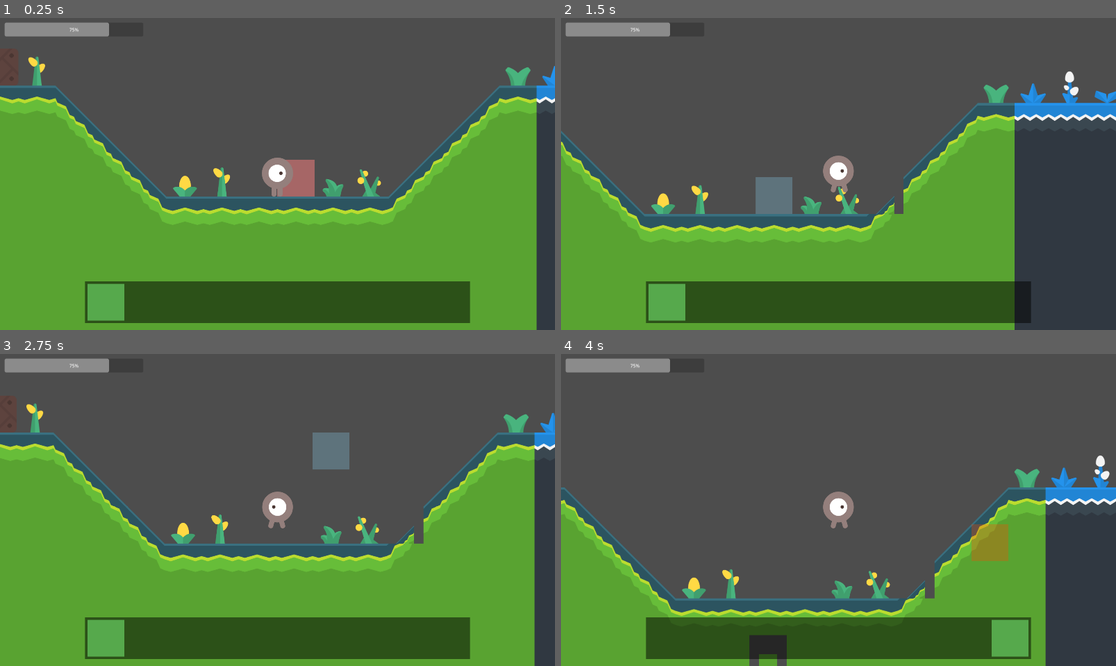
Above: before the commit, frames 1-4 (two rows, left to right).
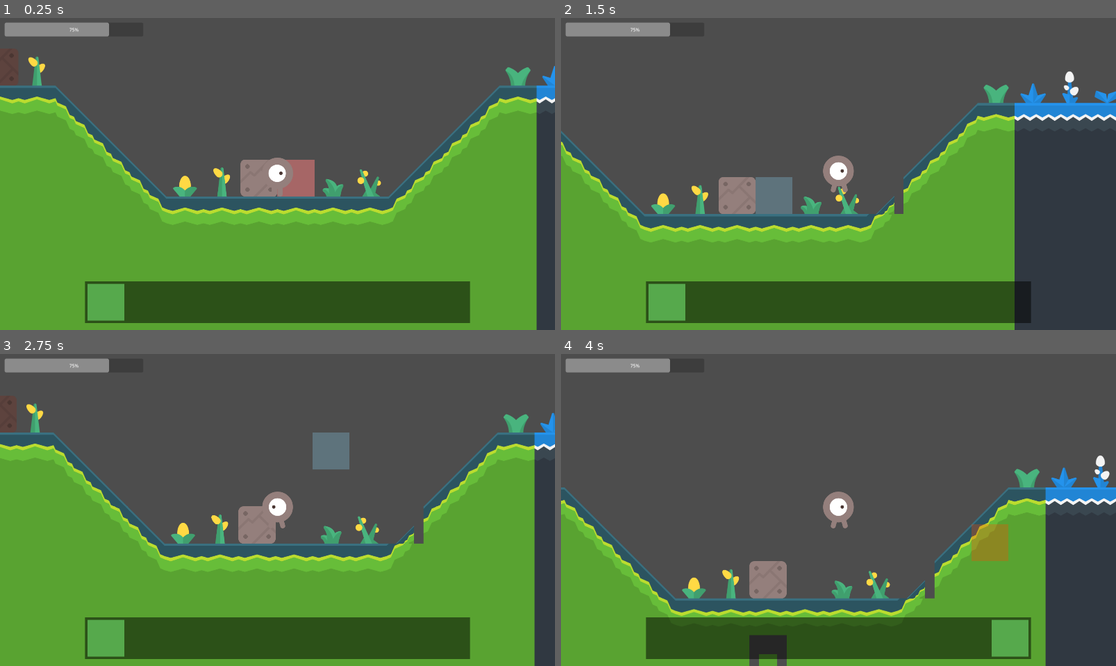
Above: after the commit, the same moments.

Repository: ichi-pg/godot-craft
Game: Godot game, scene res://main/main.tscn
Same seed, same stepped clock (60 frames per second), same inputs: the game is played once before the commit and once after it. The engine's default icon, where the game draws it, is replaced by a stand-in: a white triangle on a blue panel in a dark square.
Inputs (mouse positions are in pixels of both pictures, inside the frame that each line leads up to):
- Up to frame 1 (0.25 s): no input
- Up to frame 2 (1.5 s): tap Enter at 0.5 s; move the mouse to (960, 158) at 0.52 s; hold D (move_right) 0.53-1.25 s; click (960, 158) at 0.6 s; tap Space (jump) at 0.77 s; drag from (727, 189) to (838, 174) at 1.27 s
- Up to frame 3 (2.75 s): tap Space (jump) at 2 s; move the mouse to (333, 441) at 2.02 s; hold A (move_left) from 2.03 s (still down); hold Ctrl (drag_half) from 2.03 s (still down)
- Up to frame 4 (4 s): release A (move_left) at 2.75 s; release Ctrl (drag_half) at 2.75 s; drag from (810, 572) to (672, 463) at 2.77 s; tap Enter at 3.5 s; move the mouse to (1005, 556) at 3.52 s; hold D (move_right) from 3.53 s (still down); hold Mouse wheel up (hotbar_up) from 3.53 s (still down); tap Space (jump) at 3.77 s

The runs differ from the first frame. In frame 1, 0.5% of the frame differs, in the area x 43-50%, y 45-58%; in frame 2, 0.8%; in frame 3, 0.7%; in frame 4, 0.8%, in the area x 33-41%, y 66-79%.

Commit message:
Update multi chests can store items

Diff:
--- a/level/level.tscn
+++ b/level/level.tscn
@@ -6,7 +6,7 @@
 [node name="Level" type="TileMap"]
 tile_set = ExtResource("1_nldj6")
 format = 2
-layer_0/tile_data = PackedInt32Array(131065, 1, 9, 131066, 1 …(2068 unchanged characters)…  -131081, 720897, 9, -131080, 1048577, 9)
+layer_0/tile_data = PackedInt32Array(131065, 1, 9, 131066, 1 …(2068 unchanged characters)…  -131081, 720897, 9, -131080, 1048577, 9, 65535, 1114113, 9)
 script = ExtResource("2_lw7nl")
 metadata/_edit_group_ = true
 
